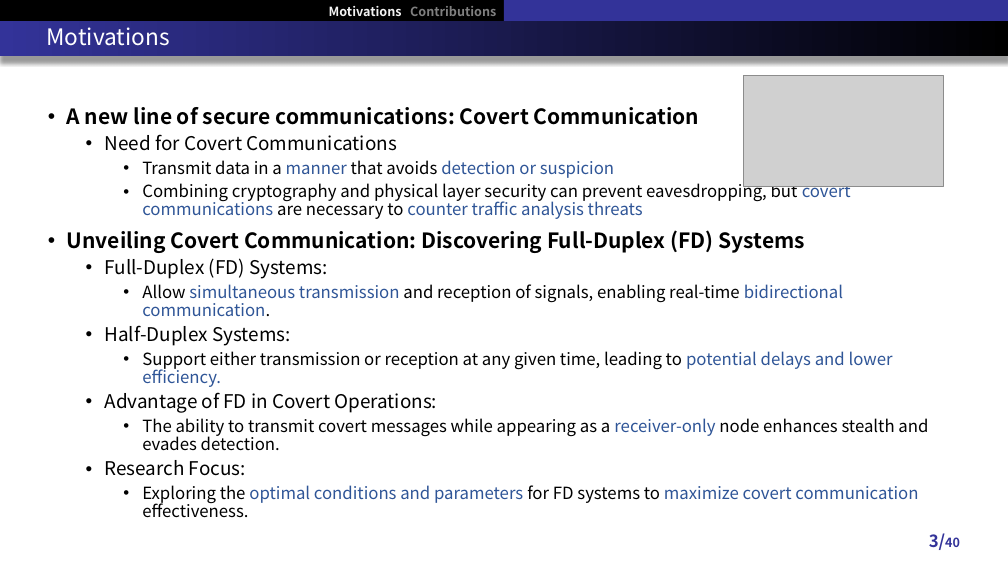
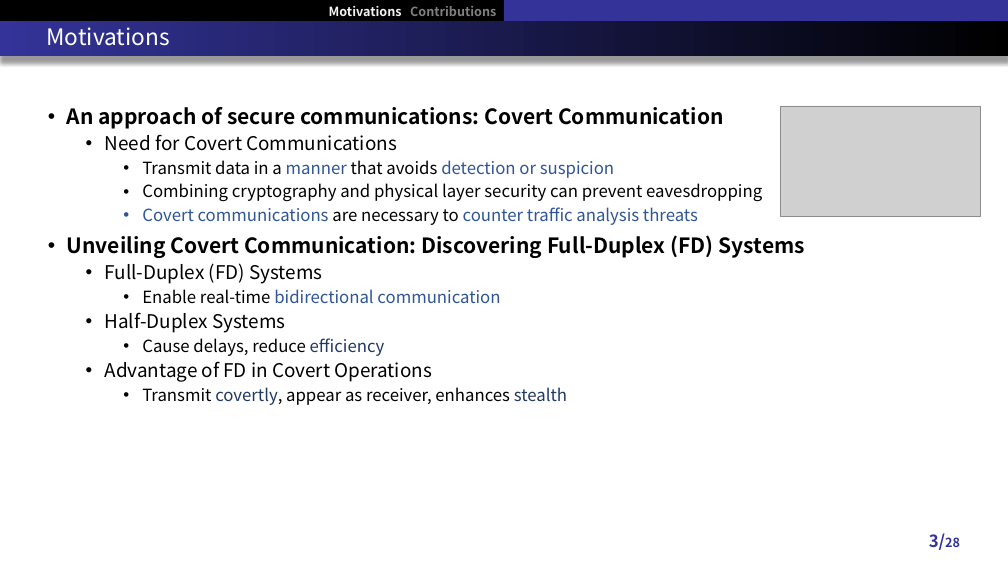
Before and after one commit to RefatHanbat/Presentation-of-SDM, a slide deck: slide 3 of New Problem/Thesis Defense slide.pptx. Drawn at 1008x567 pixels with LibreOffice and Linux fonts; fonts in the diff are those of the drawing; grey boxes stand for pictures. Boxes give left, top, right and bottom in pixels: in the first picture for what was removed or moved away, otherwise in the second. Text is boxed around its words. In the diff, an @@ line names an element or a change of style, - is before the commit and + after.

```diff
--- a/New Problem/Thesis Defense slide.pptx
+++ b/New Problem/Thesis Defense slide.pptx
@@ text at box(67, 107, 724, 129): text changed @@
-• A new line of secure communications: Covert Communication
+• An approach of secure communications: Covert Communication
@@ picture: place and size @@
-picture at box(744, 76, 944, 186)
+picture at box(780, 106, 980, 216)
@@ text at box(142, 183, 762, 225): text changed @@
-    • Combining cryptography and physical layer security can prevent eavesdropping, but covert communications are necessary to counter traffic analysis threats
+    • Combining cryptography and physical layer security can prevent eavesdropping
+    • Covert communications are necessary to counter traffic analysis threats
@@ text at box(105, 263, 567, 405): text changed @@
-  • Full-Duplex (FD) Systems:
-    • Allow simultaneous transmission and reception of signals, enabling real-time bidirectional communication.
-  • Half-Duplex Systems:
-    • Support either transmission or reception at any given time, leading to potential delays and lower efficiency.
-  • Advantage of FD in Covert Operations:
-    • The ability to transmit covert messages while appearing as a receiver-only node enhances stealth and evades detection.
-  • Research Focus:
-    • Exploring the optimal conditions and parameters for FD systems to maximize covert communication effectiveness.
+  • Full-Duplex (FD) Systems
+    • Enable real-time bidirectional communication
+  • Half-Duplex Systems
+    • Cause delays, reduce efficiency
+  • Advantage of FD in Covert Operations
+    • Transmit covertly, appear as receiver, enhances stealth
@@ page number at box(929, 533, 960, 550): text changed @@
-3/40
+3/28
```
Also in this commit, not shown: 7 other slides changed, 24 slides removed, 1 other file.
